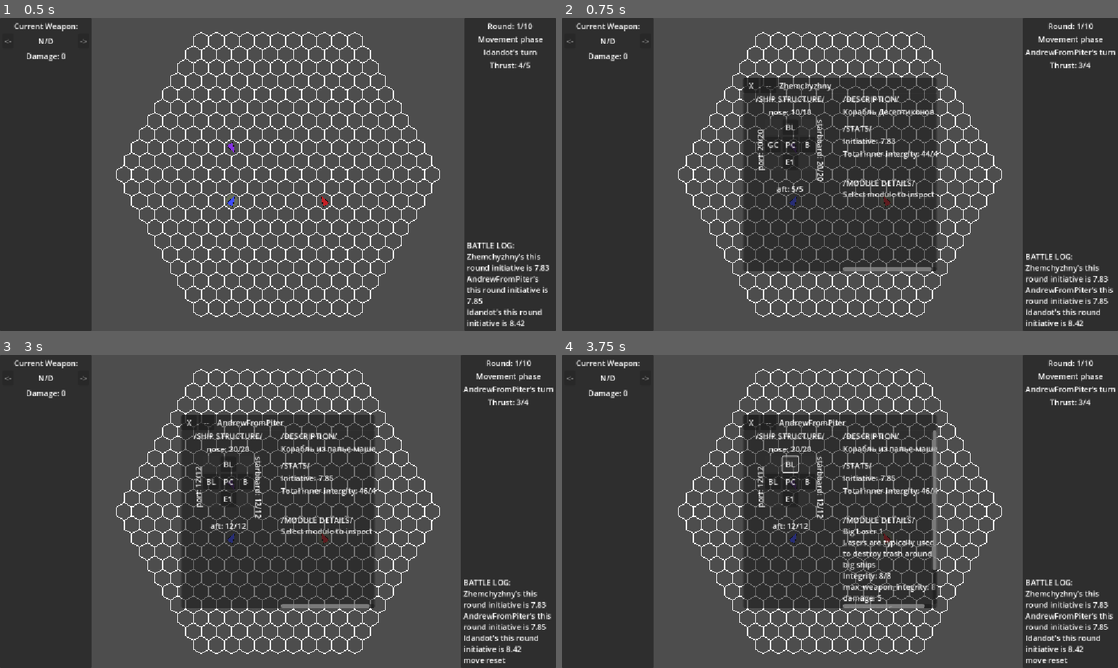
Above: before the commit, frames 1-4 (two rows, left to right).
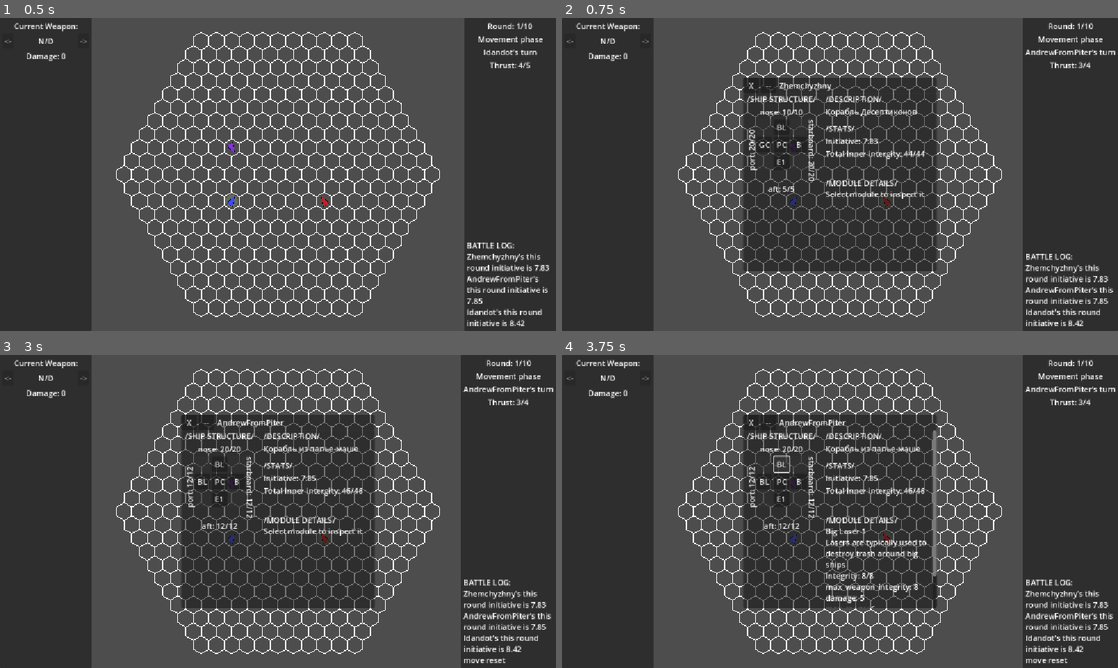
Above: after the commit, the same moments.

Repository: Idandot/Space-Arena
Game: Godot game, scene res://Base Class/Arena.tscn
The game is run twice, just before and just after one commit, with the same random seed, the same clock (stepped at 60 frames per second) and the same inputs.
Inputs (mouse positions are in pixels of both pictures, inside the frame that each line leads up to):
- Up to frame 1 (0.5 s): no input
- Up to frame 2 (0.75 s): tap Enter (end_turn) at 0.5 s; drag from (795, 146) to (684, 174) at 0.52 s
- Up to frame 3 (3 s): click "--" at 1.25 s; click "X" at 2 s; tap Backspace (reset_move) at 2.75 s; drag from (322, 539) to (122, 511) at 2.77 s
- Up to frame 4 (3.75 s): click "BL" at 3.5 s

Frame 1 is identical in both runs. In frame 2, 2.6% of the frame differs, in the area x 33-68%, y 24-81%; in frame 3, 2.6%; in frame 4, 3.7%.

Commit message:
0.1.9.5 Small Physics phase refactoring
- TurnManager: now waits response from every actor on Physics phase instead of just waiting fixed time. Also every Actor now takes turn on physics phase
- Actor: not considered active while taking turn on physics phase
- HexRigidbody: notifies TurnManager about changing position after animation
- ShipMediator: signals renamed movement_ended -> physics_started, movement_animation_finished -> physics_finished
- PlayerController: doesn't take control on physics turn

Diff:
--- a/Autoload Class/TurnManager.gd
+++ b/Autoload Class/TurnManager.gd
@@ -7,6 +7,7 @@
 var _current_actor: Actor
 var _current_round := 0
 var _max_round := 10
+var _pending_physics_actors := 0
 
 var current_game_state := Enums.game_states.INACTIVE
 var alive_actors: Array[Actor] = []
@@ -119,13 +120,17 @@
 	_start_next_turn()
 
 func _start_physics_phase():
-
 	current_game_state = Enums.game_states.PHYSICS
 	phase_started.emit(current_game_state)
 
-	await get_tree().create_timer(physics_phase_duration).timeout
-
-	_start_next_phase()
+	_pending_physics_actors = _starting_actors.size()
+
+	for actor in _starting_actors:
+		actor.take_turn(current_game_state)
+
+	if _pending_physics_actors <= 0:
+		_pending_physics_actors = 0
+		_start_next_phase()
 
 func _start_action_phase():
 
@@ -203,3 +208,10 @@
 	alive_actors = _starting_actors.filter(func(a): return a.is_alive())
 	if killed_actor == _current_actor:
 		_start_next_turn()
+
+func notify_physics_completed() -> void:
+	_pending_physics_actors -= 1
+
+	if _pending_physics_actors <= 0:
+		_pending_physics_actors = 0
+		_start_next_phase()
--- a/Base Class/Actor.gd
+++ b/Base Class/Actor.gd
@@ -50,7 +50,8 @@
 func take_turn(phase: Enums.game_states) -> void:
 	if !_is_alive:
 		return
-	is_active = true
+	if phase != Enums.game_states.PHYSICS:
+		is_active = true
 
 	emit_signal("turn_started", self, phase)
 
--- a/Base Class/Actor.tscn
+++ b/Base Class/Actor.tscn
@@ -26,6 +26,7 @@
 actor_mediator = NodePath("../ActorMediator")
 hex_rigidbody = NodePath("../HexRigidbody")
 start_texture = ExtResource("3_poh3c")
+active_radius = null
 
 [node name="Area2D" type="Area2D" parent="Visualizer"]
 script = ExtResource("4_hcv5f")
--- a/Base Class/HexRigidbody.gd
+++ b/Base Class/HexRigidbody.gd
@@ -84,8 +84,8 @@
 #ЛОКАЛЬНЫЕ МЕТОДЫ
 
 func _ready() -> void:
-	actor_mediator.movement_animation_finished.connect(_on_movement_animation_finished)
-	TurnManager.phase_started.connect(_physics_result)
+	actor_mediator.physics_finished.connect(_on_physics_finished)
+	parent.turn_started.connect(_physics_turn_started)
 	if parent.has_signal("setup_started"):
 		parent.setup_started.connect(_on_setup)
 	if parent.has_signal("turn_started"):
@@ -106,10 +106,12 @@
 	_hex_rigidbody_state = _save_state()
 
 ##Конец фазы движения, фактическое перемещение
-func _on_movement_animation_finished():
+func _on_physics_finished():
 	_apply_velocity()
 	_commit_velocity()
 	velocity_changed.emit(get_velocity_data())
+
+	TurnManager.notify_physics_completed()
 
 #ВСПОМОГАТЕЛЬНЫЕ МЕТОДЫ
 
@@ -147,8 +149,9 @@
 		GameEvents.log_request.emit("Pushed in the wall")
 	axial_position = axial_position + _displacement
 
-func _physics_result(phase: Enums.game_states):
-	_velocity = _calculate_velocity()
+##Начало фазы физики
+func _physics_turn_started(_actor: Actor, phase: Enums.game_states):
 	if phase != Enums.game_states.PHYSICS:
 		return
-	actor_mediator.call_movement_ended(_velocity)
+	_velocity = _calculate_velocity()
+	actor_mediator.call_physics_started(_velocity)
--- a/Base Class/ShipMediator.gd
+++ b/Base Class/ShipMediator.gd
@@ -1,10 +1,10 @@
 extends Node
 class_name ActorMediator
 
-signal movement_ended(to: Vector2i)
-func call_movement_ended(to: Vector2i):
-	movement_ended.emit(to)
+signal physics_started(to: Vector2i)
+func call_physics_started(to: Vector2i):
+	physics_started.emit(to)
 
-signal movement_animation_finished()
-func call_movement_animation_finished():
-	movement_animation_finished.emit()
+signal physics_finished()
+func call_physics_finished():
+	physics_finished.emit()
--- a/Base Class/Visualizer.gd
+++ b/Base Class/Visualizer.gd
@@ -24,7 +24,7 @@
 	if hex_rigidbody != null:
 		hex_rigidbody.facing_changed.connect(_rotate)
 
-	actor_mediator.movement_ended.connect(_physics_animation)
+	actor_mediator.physics_started.connect(_physics_animation)
 
 func _draw():
 	if texture == null:
@@ -68,7 +68,7 @@
 func _physics_animation(to_ax: Vector2i):
 
 	if to_ax == Vector2i.ZERO:
-		actor_mediator.call_movement_animation_finished()
+		actor_mediator.physics_finished.emit()
 		return
 
 	var to_w = AxialUtilities.axial_to_world(to_ax)
@@ -83,4 +83,4 @@
 
 	position = Vector2.ZERO
 
-	actor_mediator.call_movement_animation_finished()
+	actor_mediator.call_physics_finished()
--- a/Modules/PlayerController.gd
+++ b/Modules/PlayerController.gd
@@ -26,6 +26,8 @@
 
 ##Вызывается в начале хода актера
 func _take_control(_actor: Actor, _phase: Enums.game_states) -> void:
+	if _phase == Enums.game_states.PHYSICS:
+		return
 	var actions = ship_layout.collect_actions()
 	for action in actions:
 		if !action.callback.is_valid():
--- a/Modules/Weapon.gd
+++ b/Modules/Weapon.gd
@@ -76,8 +76,6 @@
 		return
 	weapon_active = true
 
-	await get_tree().process_frame
-
 	targets = find_targets()
 	next_target()
 
--- a/UI/WindowContents/ShipContents.tscn
+++ b/UI/WindowContents/ShipContents.tscn
@@ -31,11 +31,11 @@
 anchor_bottom = 1.0
 grow_horizontal = 2
 grow_vertical = 2
+dragging_enabled = false
 
 [node name="LeftPanel" type="VBoxContainer" parent="HSplitContainer"]
 custom_minimum_size = Vector2(10, 10)
 layout_mode = 2
-size_flags_horizontal = 3
 
 [node name="ShipStructureLabel" type="Label" parent="HSplitContainer/LeftPanel"]
 layout_mode = 2
--- a/UI/inspection_window.tscn
+++ b/UI/inspection_window.tscn
@@ -81,3 +81,4 @@
 offset_top = -368.0
 grow_horizontal = 2
 grow_vertical = 0
+size_flags_horizontal = 3
